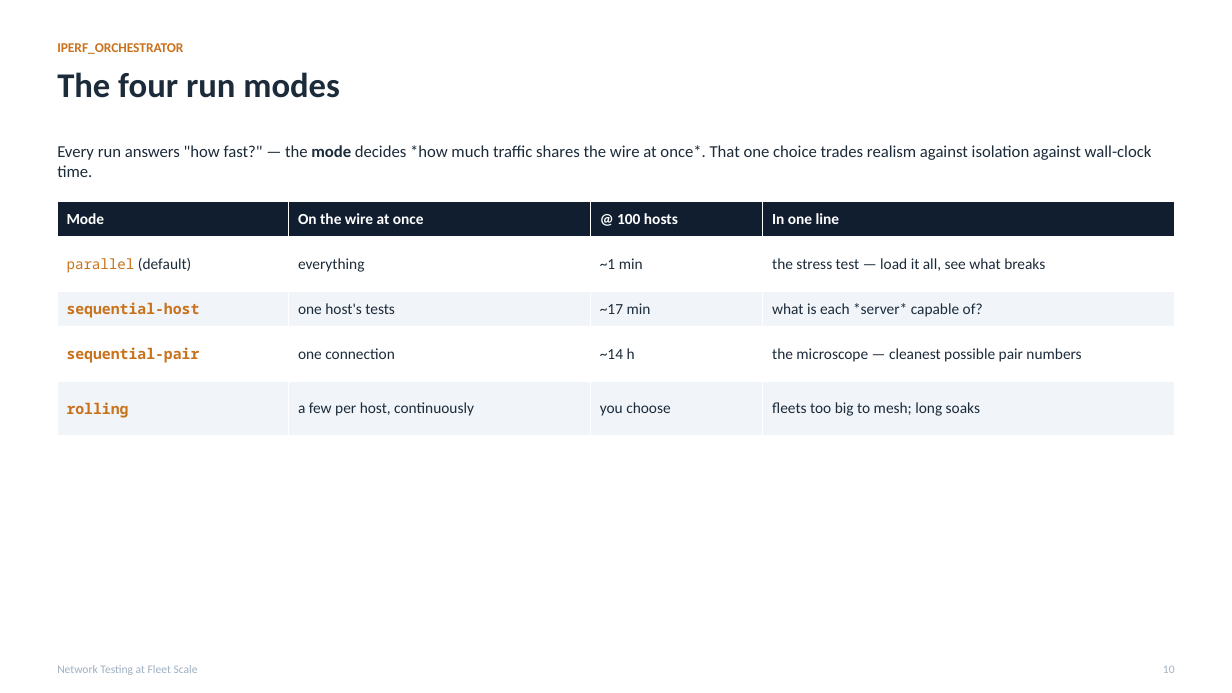
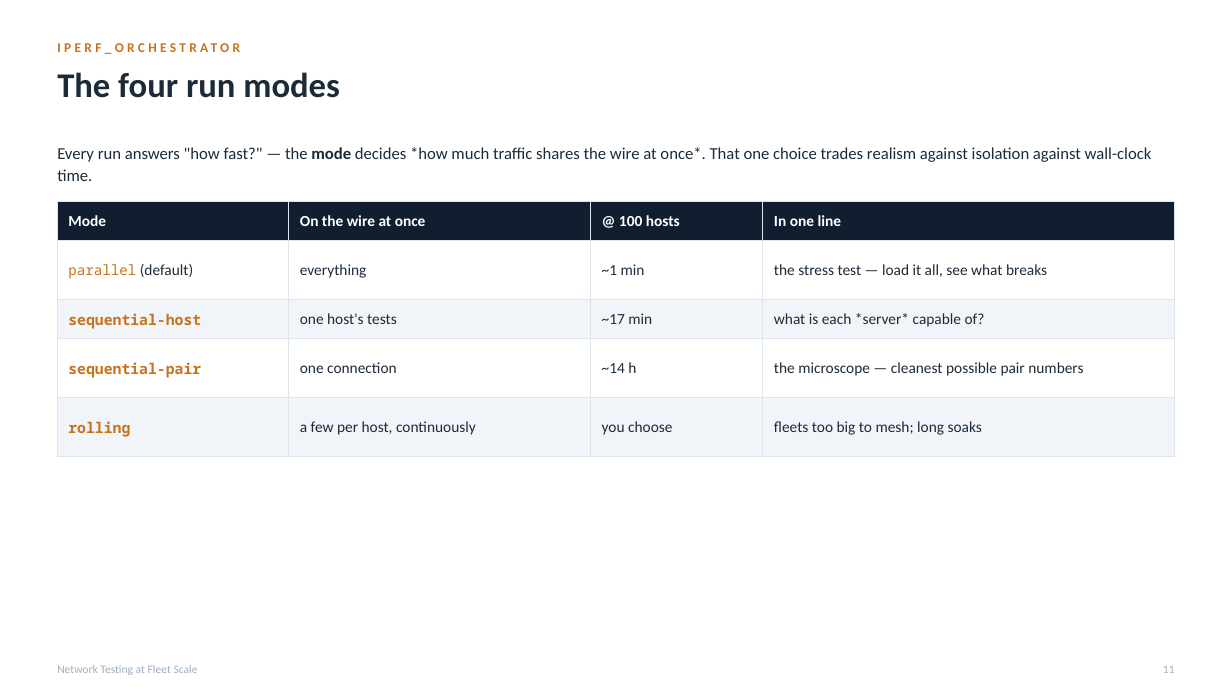
Before and after one commit to MartinGallagher-code/presentations, a slide deck: slide 11 of network-testing/network_testing.pptx (slide 10 before the commit). Drawn at 1232x693 pixels with LibreOffice and Linux fonts; fonts in the diff are those of the drawing. Boxes give left, top, right and bottom in pixels: in the first picture for what was removed or moved away, otherwise in the second. Text is boxed around its words. In the diff, an @@ line names an element or a change of style, - is before the commit and + after.

```diff
--- a/network-testing/network_testing.pptx
+++ b/network-testing/network_testing.pptx
@@ text "IPERF_ORCHESTRATOR" at (x1=57, y1=39, x2=1175, y2=76): letter spacing 0 to 2.6 pt @@
@@ text "Every run answers "how fast?" ..." at (x1=57, y1=147, x2=1152, y2=181): line spacing 1 to 1.12; more space between paragraphs @@
@@ table at (x1=57, y1=201, x2=1176, y2=457) @@
@@ borders changed @@
@@ text at (x1=1163, y1=666, x2=1175, y2=673): text changed @@
-10
+11
```
Also in this commit, not shown: 33 other slides changed, 1 slide added, 2 other files.
